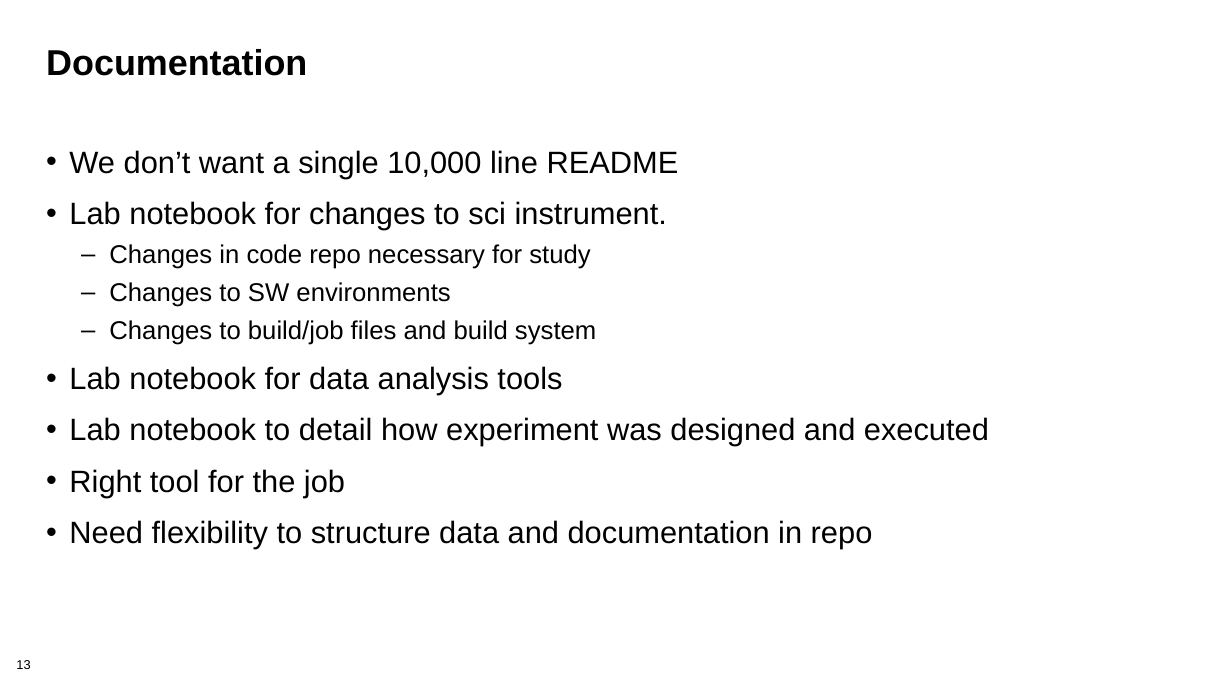
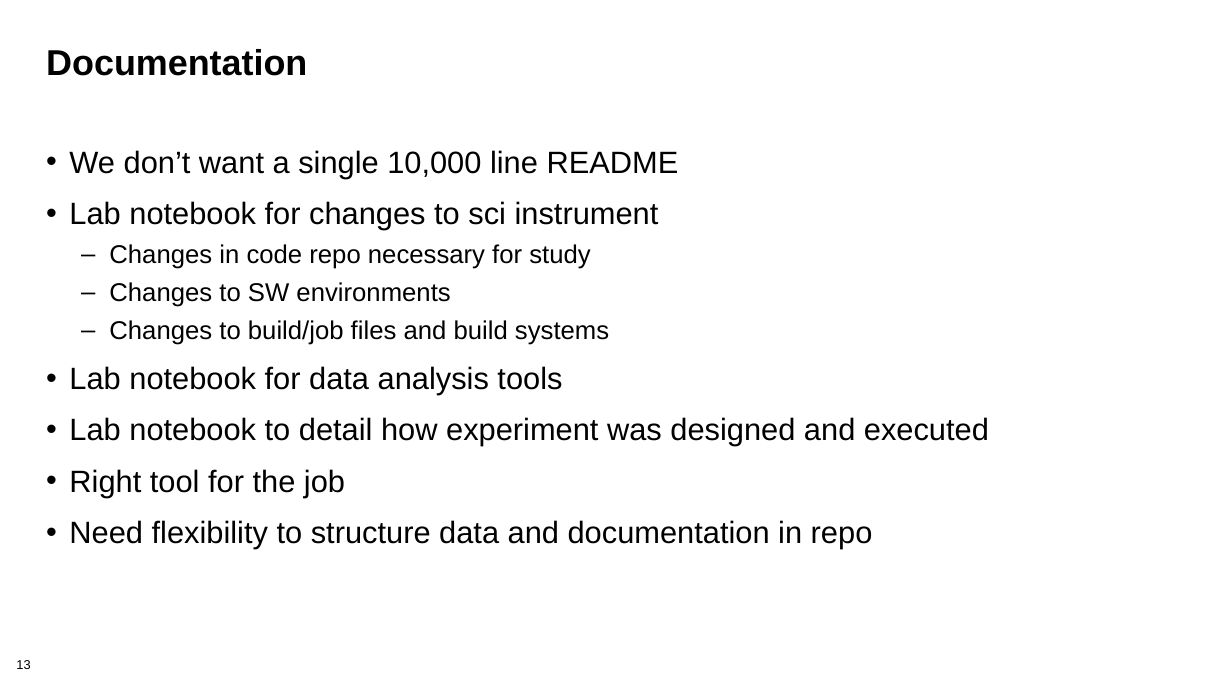
Before and after one commit to bssw-tutorial/presentations, a slide deck: slide 13 of computational-expts.pptx. Drawn at 1232x693 pixels with LibreOffice and Linux fonts; fonts in the diff are those of the drawing; background and template pictures are left out. Boxes give left, top, right and bottom in pixels: in the first picture for what was removed or moved away, otherwise in the second. Text is boxed around its words. In the diff, an @@ line names an element or a change of style, - is before the commit and + after.

```diff
--- a/computational-expts.pptx
+++ b/computational-expts.pptx
@@ text at (69, 201, 659, 230): text changed @@
-• Lab notebook for changes to sci instrument.
+• Lab notebook for changes to sci instrument
@@ text at (109, 320, 609, 345): text changed @@
-  – Changes to build/job files and build system
+  – Changes to build/job files and build systems
```
Also in this commit, not shown: 10 other slides changed.
